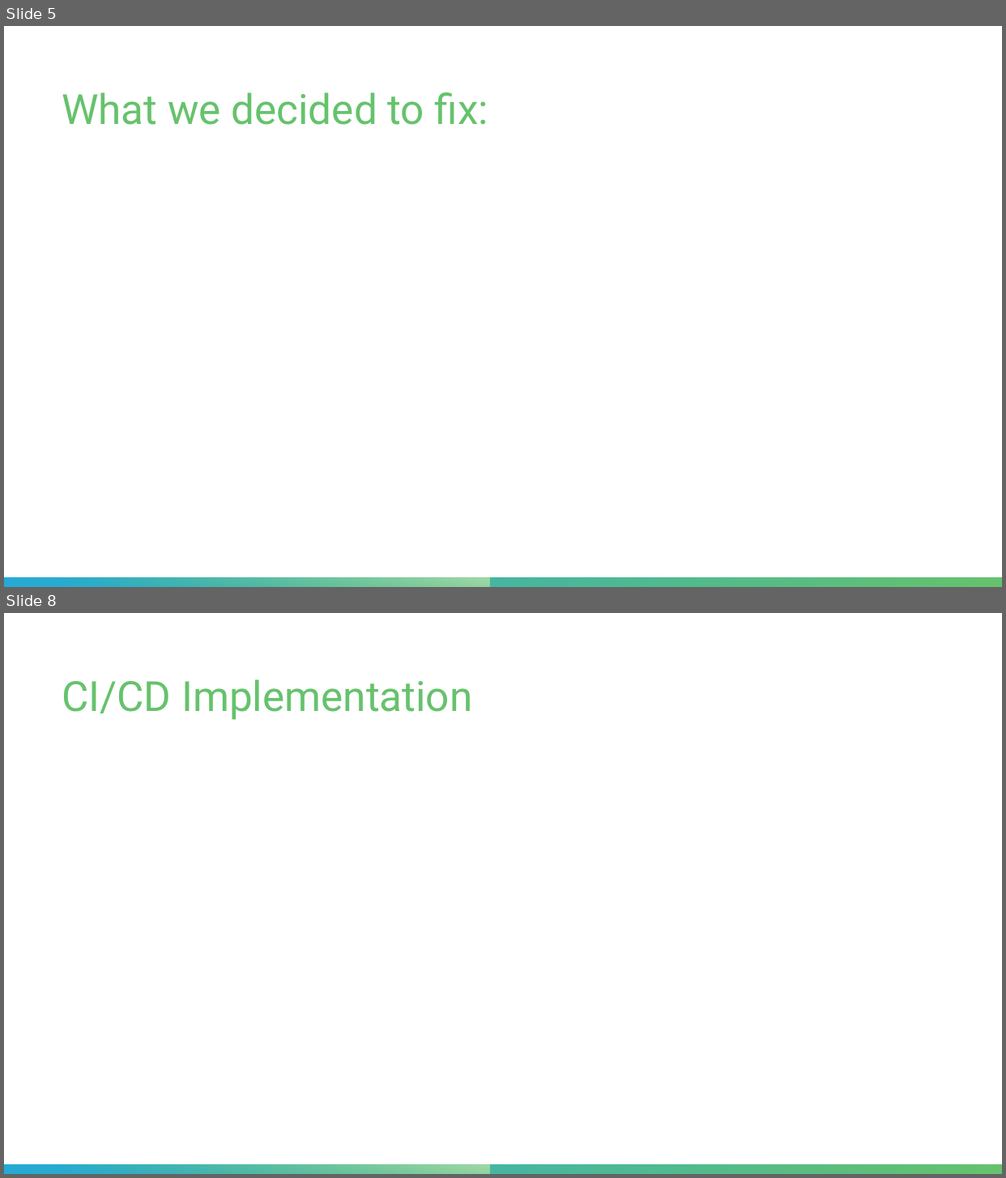
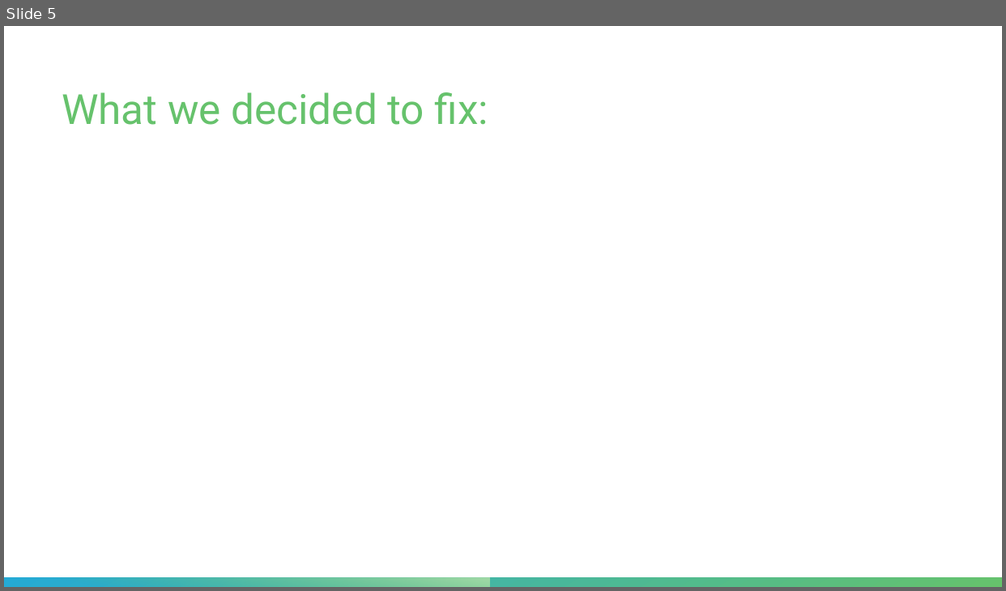
Before and after one commit to PaullyDK/DevSecOpsProjOne, a slide deck: Presentation/proj1.pptx. Shown one above the other, each under a label of ours: slides 5 and 8 before the commit, slide 5 after it; the slides between them are not shown. The pictures are 1006x1178 and 1006x591 pixels, drawn with LibreOffice and Linux fonts; fonts in the diff are those of the drawing. Boxes give left, top, right and bottom in pixels: in the first picture for what was removed or moved away, otherwise in the second. Text is boxed around its words. In the diff, an @@ line names an element or a change of style, - is before the commit and + after.

```diff
--- a/Presentation/proj1.pptx
+++ b/Presentation/proj1.pptx
@@ slide 8 removed at (4, 613, 1002, 1174), background #FFFFFF; not listed: 2 template elements that a slide beside it also shows @@
@@ title removed at (62, 679, 472, 720) @@
-CI/CD Implementation
```
Also in this commit, not shown: 5 slides changed, 2 other slides removed.
